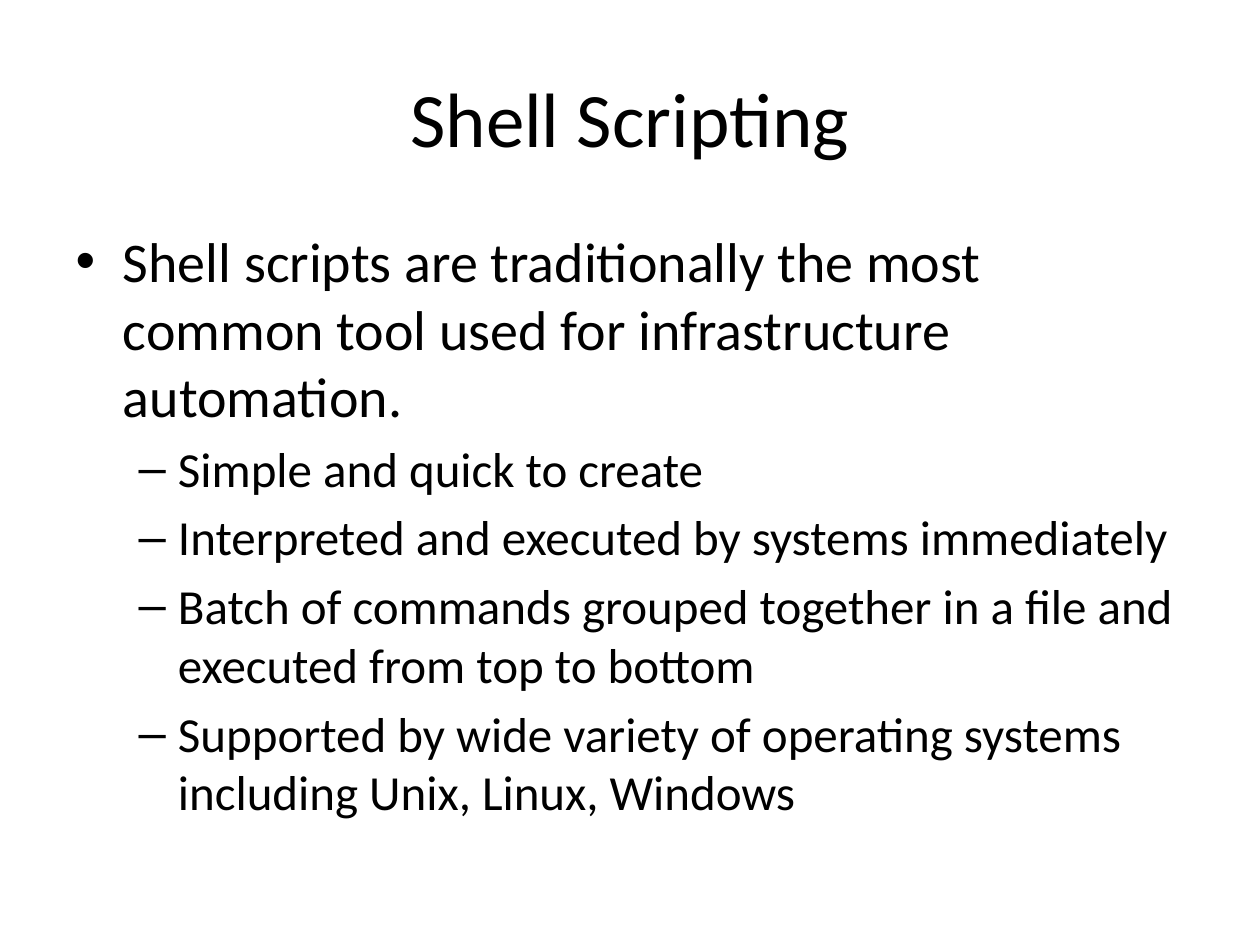
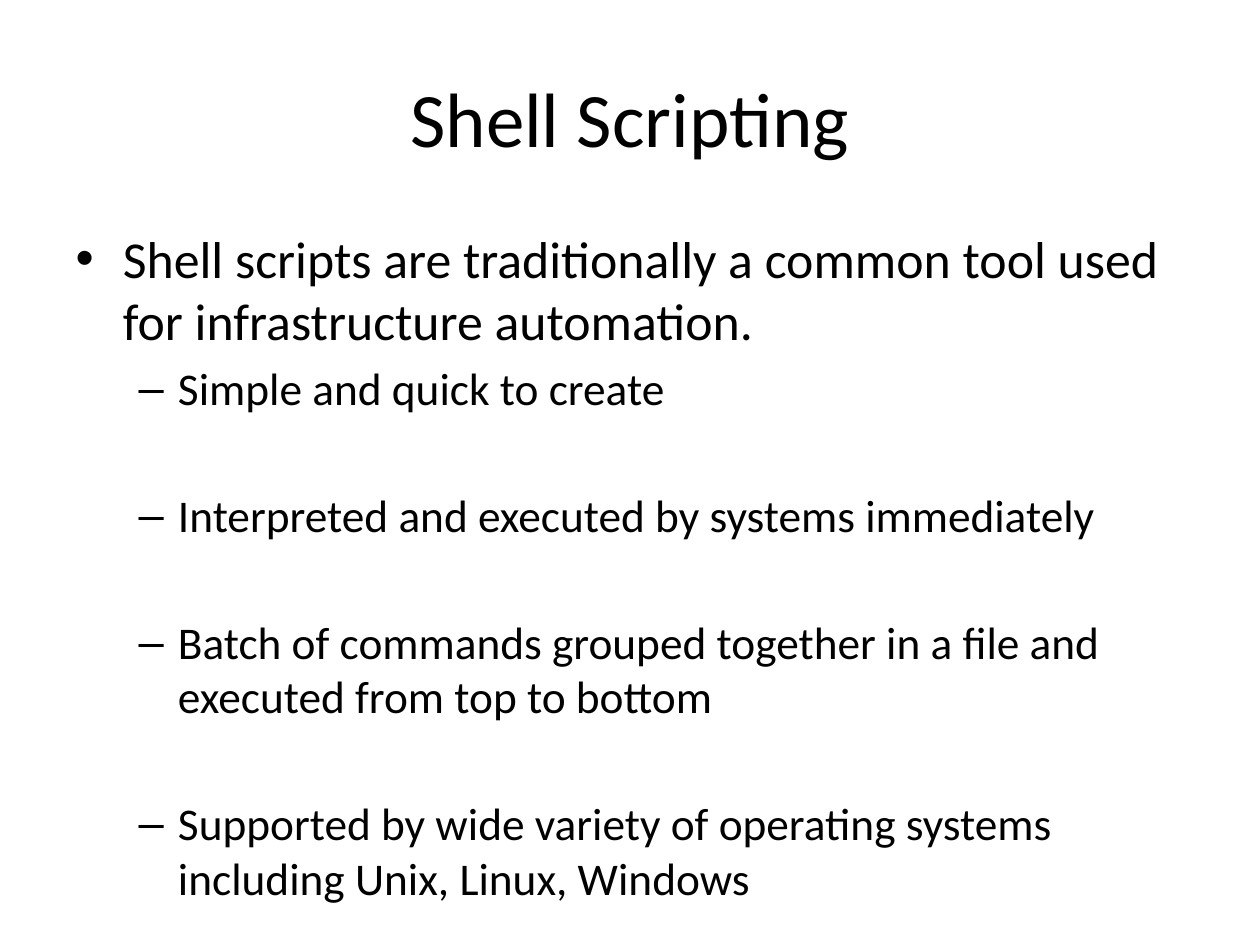
Before and after one commit to jasondbaker/infrastructure-class, a slide deck: slide 8 of lectures/infrastructure-week-2.pptx. Drawn at 1260x945 pixels with LibreOffice and Linux fonts; fonts in the diff are those of the drawing. Boxes give left, top, right and bottom in pixels: in the first picture for what was removed or moved away, otherwise in the second. Text is boxed around its words. In the diff, an @@ line names an element or a change of style, - is before the commit and + after.

Commit message:
update lecture 2

```diff
--- a/lectures/infrastructure-week-2.pptx
+++ b/lectures/infrastructure-week-2.pptx
@@ text at box(123, 242, 1158, 341): text changed; size 32 to 29.6 pt @@
-• Shell scripts are traditionally the most common tool used for infrastructure automation.
+• Shell scripts are traditionally a common tool used for infrastructure automation.
@@ text at box(178, 373, 1099, 848): size 28 to 25.9 pt in "Simple and quick to create", "Interpreted and executed by systems immediately", "Batch of commands grouped together in a ...", "Supported by wide variety of operating systems ..." @@
```
Also in this commit, not shown: 2 other slides changed, 28 slides added, 1 slide removed.
